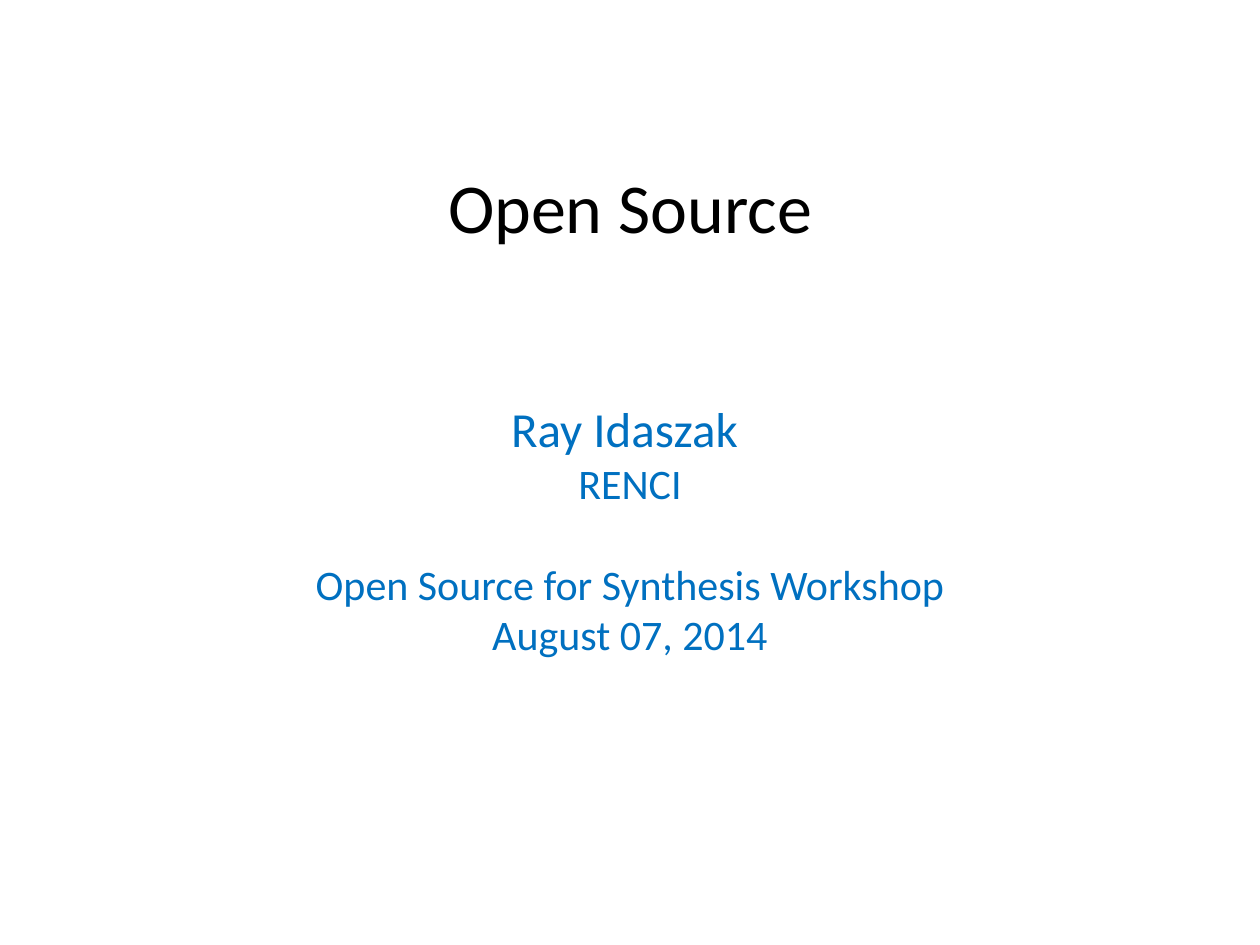
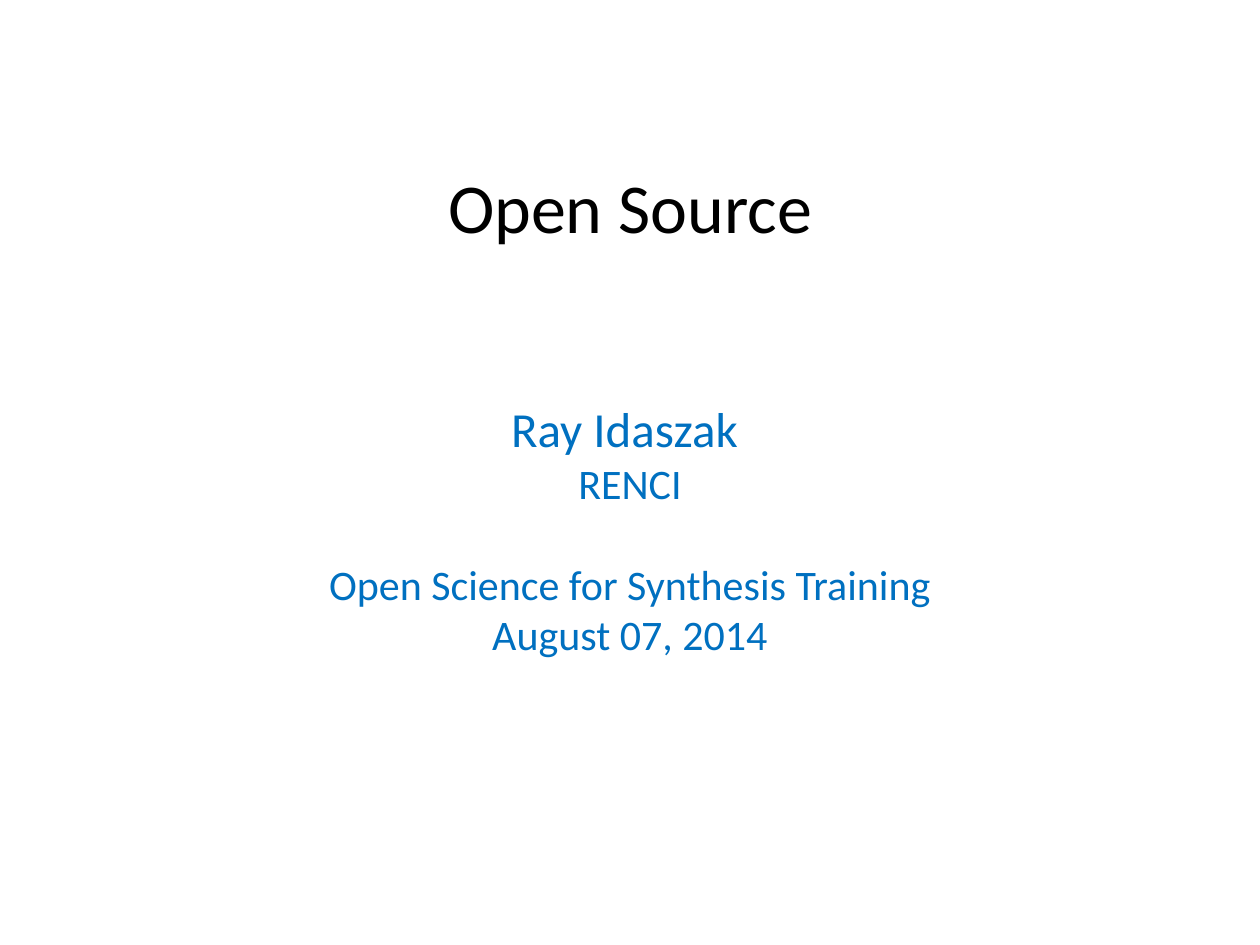
Before and after one commit to NCEAS/oss-2014, a slide deck: slide 1 of day-18/Idaszak_OSS_OpenSource.pptx. Drawn at 1260x945 pixels with LibreOffice and Linux fonts; fonts in the diff are those of the drawing; background and template pictures are left out. Boxes give left, top, right and bottom in pixels: in the first picture for what was removed or moved away, otherwise in the second. Text is boxed around its words. In the diff, an @@ line names an element or a change of style, - is before the commit and + after.

Commit message:
Updated version of Idaszak_OSS_OpenSource.pptx

```diff
--- a/day-18/Idaszak_OSS_OpenSource.pptx
+++ b/day-18/Idaszak_OSS_OpenSource.pptx
@@ text at (329,570,931,608): text changed @@
-Open Source for Synthesis Workshop
+Open Science for Synthesis Training
```
Also in this commit, not shown: 5 other slides changed.
